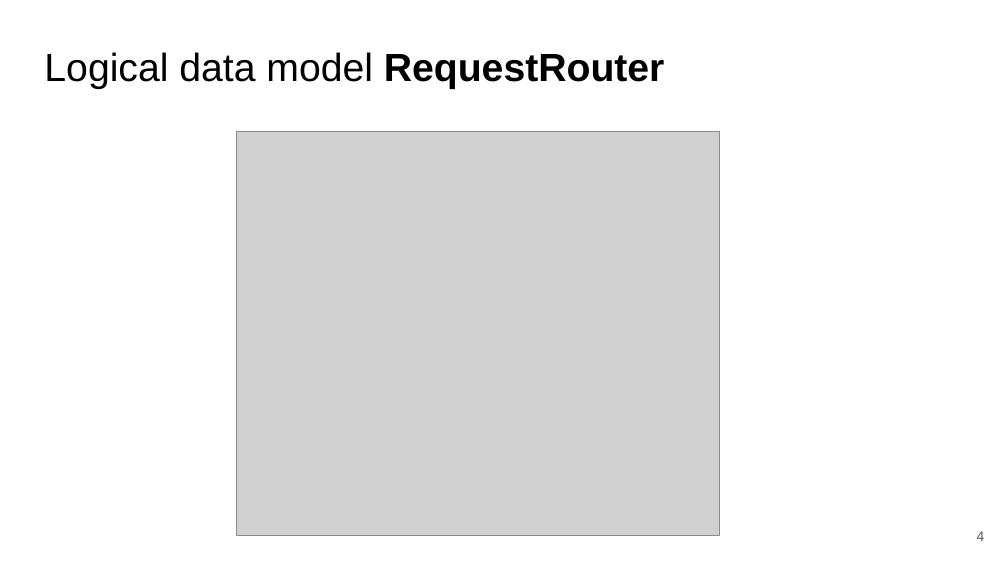
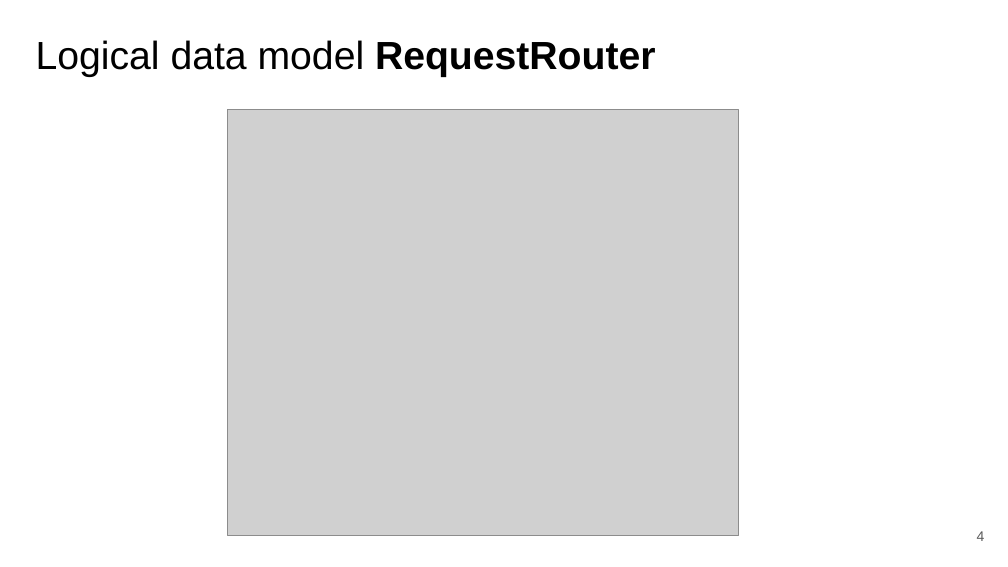
Before and after one commit to fanglores/Advanced-Software-Design, a slide deck: slide 4 of PracticeTasks/Module2/Task_11/Task_11.pptx. Drawn at 1008x567 pixels with LibreOffice and Linux fonts; fonts in the diff are those of the drawing; grey boxes stand for pictures. Boxes give left, top, right and bottom in pixels: in the first picture for what was removed or moved away, otherwise in the second. Text is boxed around its words. In the diff, an @@ line names an element or a change of style, - is before the commit and + after.

```diff
--- a/PracticeTasks/Module2/Task_11/Task_11.pptx
+++ b/PracticeTasks/Module2/Task_11/Task_11.pptx
@@ title "Logical data model RequestRouter": place and size @@
-title "Logical data model RequestRouter" at [44, 52, 665, 89]
+title "Logical data model RequestRouter" at [36, 40, 656, 77]
@@ picture: place and size @@
-picture at [236, 132, 720, 535]
+picture at [228, 110, 739, 536]
```
Also in this commit, not shown: 5 other slides changed, 5 other files.
